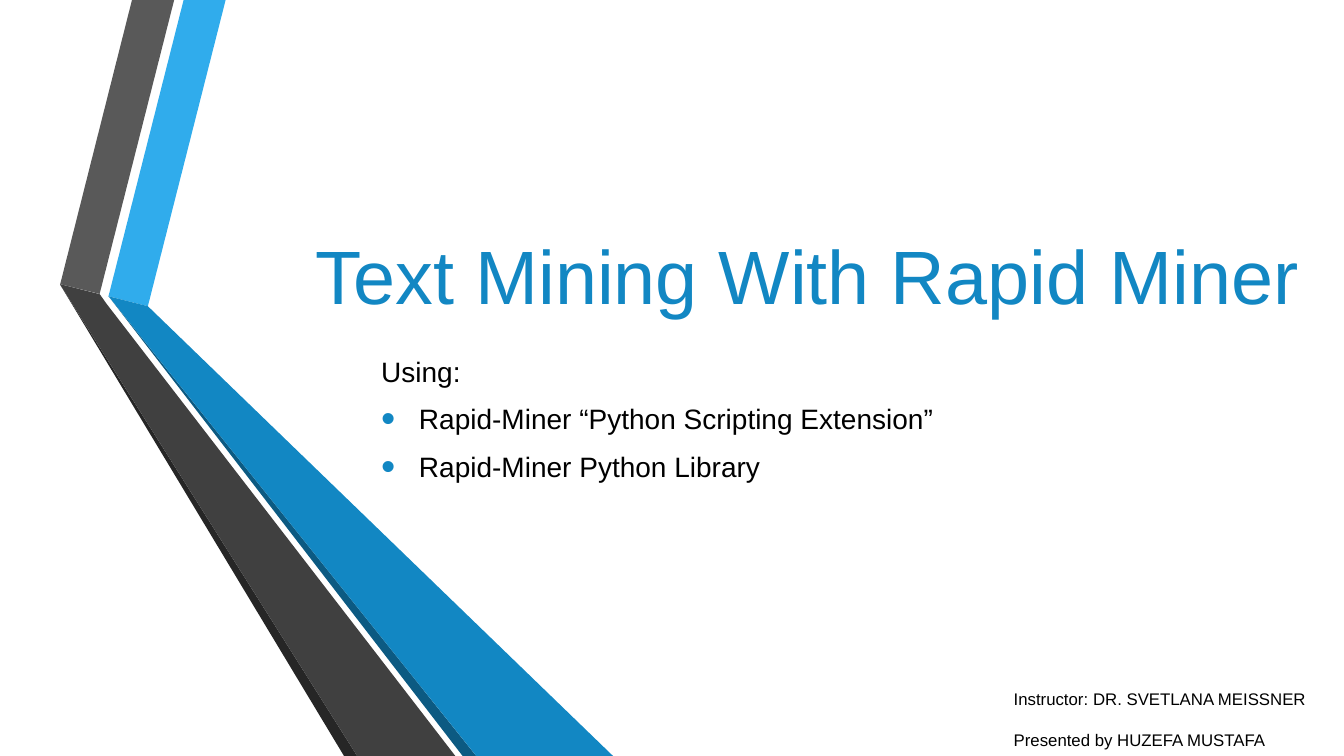
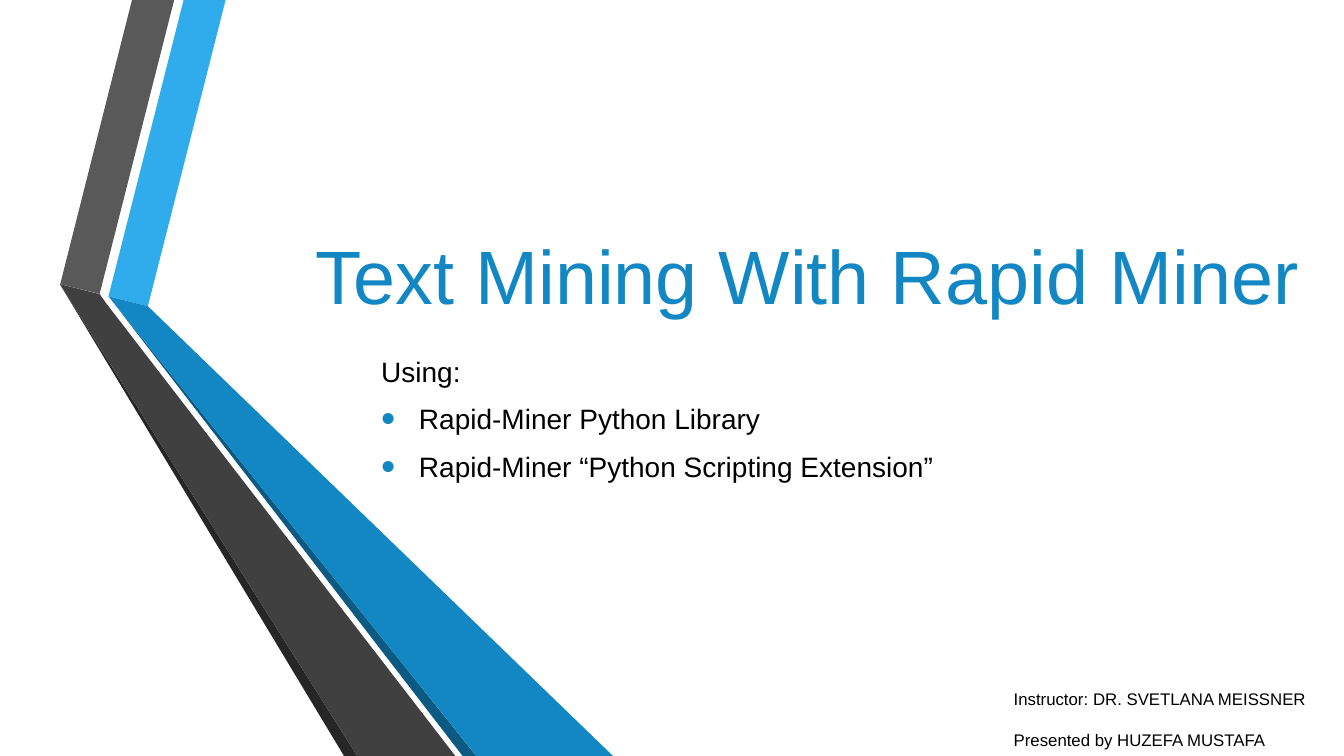
Before and after one commit to Huzefa-Mustafa/rapidminer-python, a slide deck: slide 1 of docs/Presentation_RapidMiner_Python.pptx. Drawn at 1344x756 pixels with LibreOffice and Linux fonts; fonts in the diff are those of the drawing; background and template pictures are left out. Boxes give left, top, right and bottom in pixels: in the first picture for what was removed or moved away, otherwise in the second. Text is boxed around its words. In the diff, an @@ line names an element or a change of style, - is before the commit and + after.

```diff
--- a/docs/Presentation_RapidMiner_Python.pptx
+++ b/docs/Presentation_RapidMiner_Python.pptx
@@ subtitle at (419, 408, 760, 434): paragraph added @@
+• Rapid-Miner Python Library
@@ subtitle at (419, 456, 760, 482): paragraph removed @@
-• Rapid-Miner Python Library
```
Also in this commit, not shown: 3 other slides changed, 3 slides added, 1 slide removed, 8 other files.
